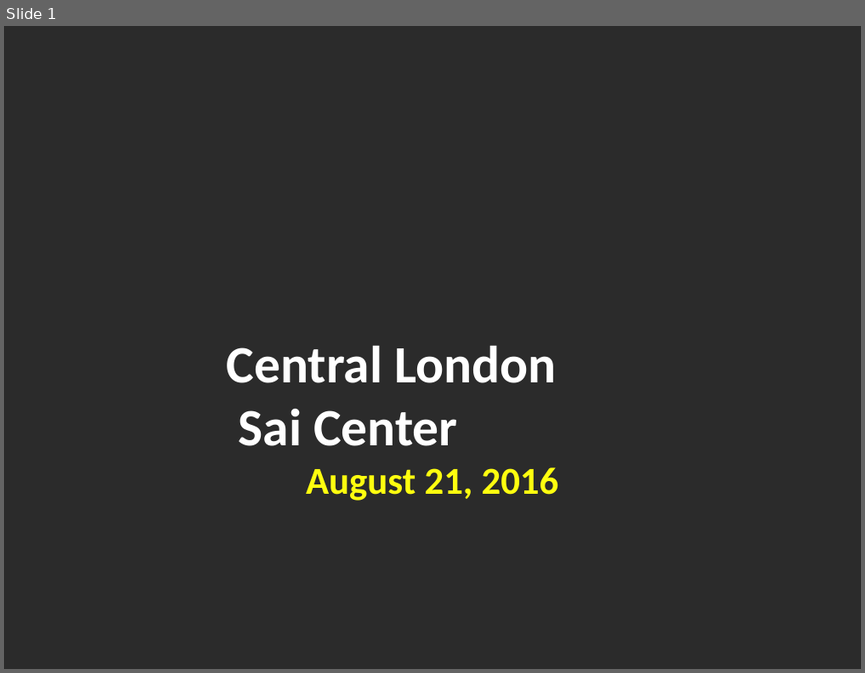
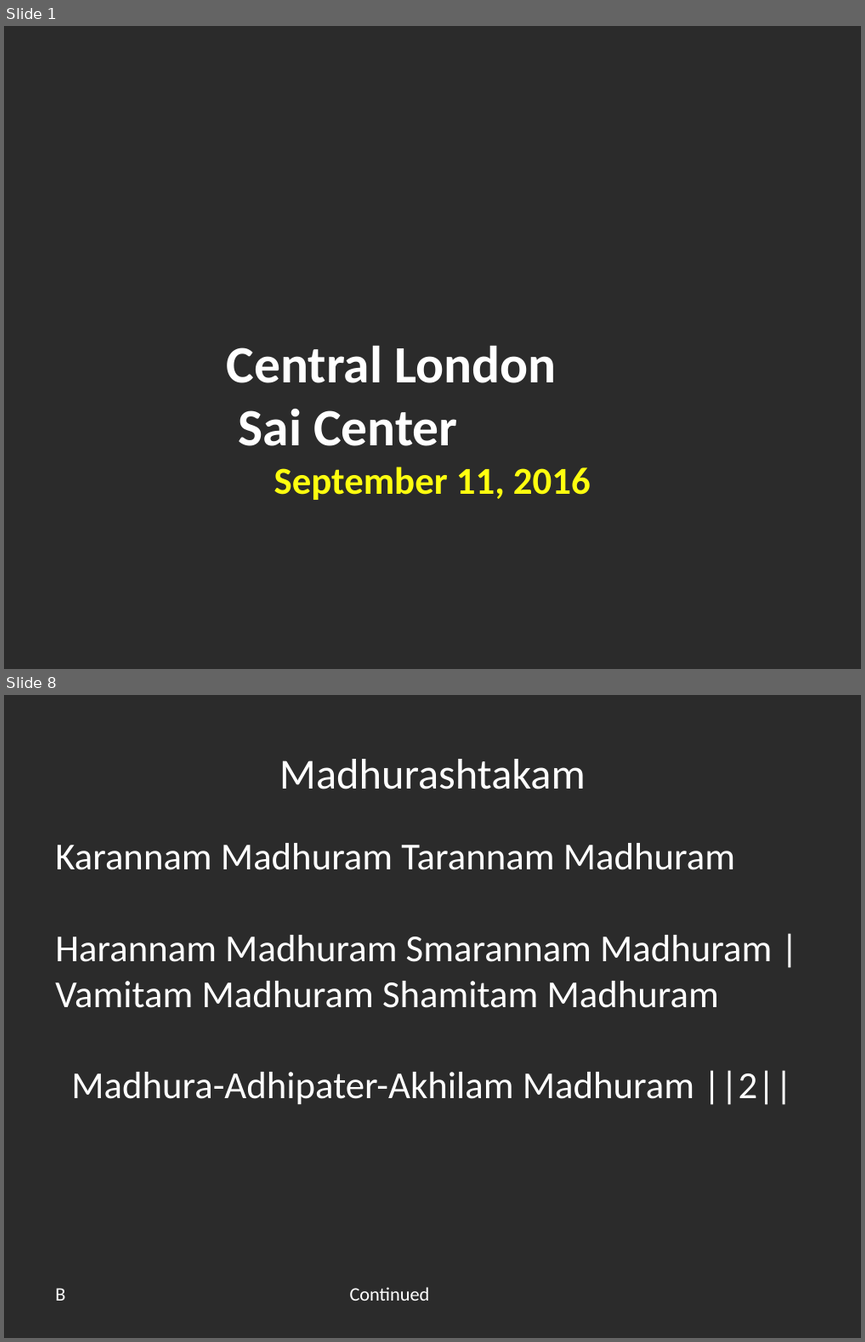
Before and after one commit to riteshreddyr/bhajanpresentationmaker, a slide deck: generated_ppts/bhajans.pptx. Shown one above the other, each under a label of ours: slide 1 before the commit, slides 1 and 8 after it; the slides between them are not shown. The pictures are 865x673 and 865x1342 pixels, drawn with LibreOffice and Linux fonts; fonts in the diff are those of the drawing; background and template pictures are left out; a plain dark background stands for a picture behind light text. Boxes give left, top, right and bottom in pixels: in the first picture for what was removed or moved away, otherwise in the second. Text is boxed around its words. In the diff, an @@ line names an element or a change of style, - is before the commit and + after.

```diff
--- a/generated_ppts/bhajans.pptx
+++ b/generated_ppts/bhajans.pptx
@@ slide 8 added at (4, 695, 861, 1338), background picture (left out) @@
@@ text added at (279, 759, 585, 789), 36 pt, text #FFFFFF @@
+Madhurashtakam
@@ text added at (55, 843, 792, 1105), 32 pt, text #FFFFFF @@
+Karannam Madhuram Tarannam Madhuram
+Harannam Madhuram Smarannam Madhuram |
+Vamitam Madhuram Shamitam Madhuram
+Madhura-Adhipater-Akhilam Madhuram ||2||
@@ text added at (55, 1287, 65, 1300), 16 pt, text #FFFFFF @@
+B
@@ text added at (350, 1287, 430, 1300), 16 pt, text #FFFFFF @@
+Continued
@@ slide 1 changed as well @@
@@ text at (227, 345, 590, 499): text changed @@
-Central London
-Sai Center
-August 21, 2016
+Central London
+Sai Center
+September 11, 2016
```
Also in this commit, not shown: 1 other slide changed, 12 other slides added, 6 slides removed, 8 other files.
